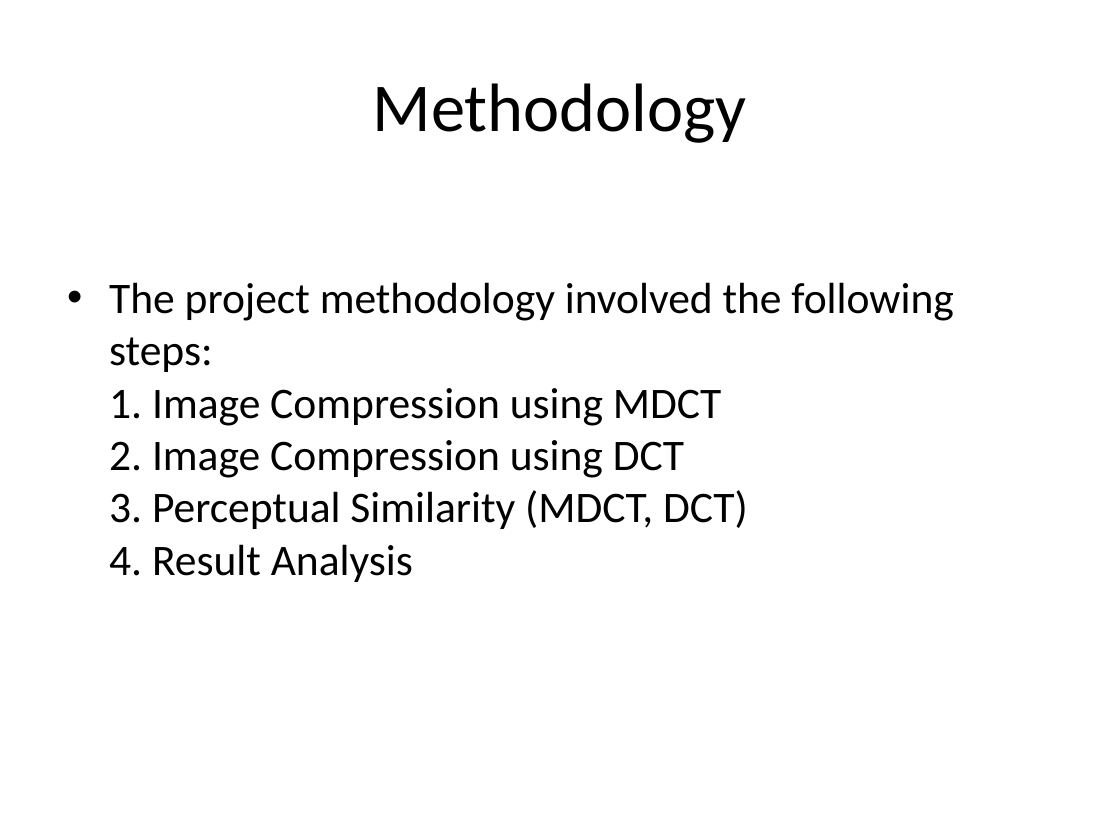
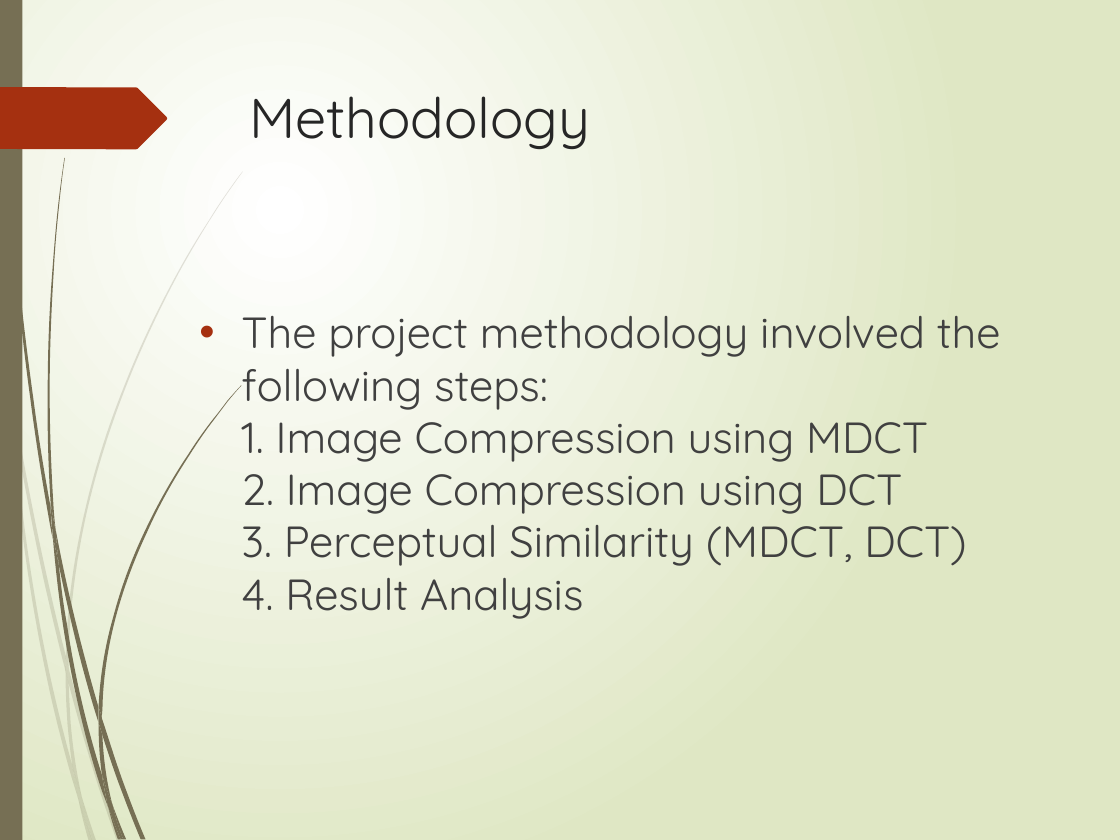
Before and after one commit to SheikhMuhammadMujtaba/Image-Compression-Using-MDCT, a slide deck: slide 4 of presentation.pptx. Drawn at 1120x840 pixels with LibreOffice and Linux fonts; fonts in the diff are those of the drawing. Boxes give left, top, right and bottom in pixels: in the first picture for what was removed or moved away, otherwise in the second. Text is boxed around its words. In the diff, an @@ line names an element or a change of style, - is before the commit and + after.

```diff
--- a/presentation.pptx
+++ b/presentation.pptx
@@ background #FFFFFF to gradient #FFFFFF to #DFE8C4 @@
@@ rectangle added at [0, 0, 22, 840], fill #766F54 @@
@@ freeform shape added at [0, 87, 167, 150], fill #A53010 @@
@@ title "Methodology": place and size @@
-title "Methodology" at [373, 83, 747, 143]
+title "Methodology" at [249, 96, 590, 150]
@@ title "Methodology" at [249, 96, 590, 150]: size 44 to 36 pt, font Calibri to Quicksand, text colour #000000 to #262626; alignment centre to left; vertical alignment middle to top @@
@@ text "The project methodology involved the ...": place and size @@
-text "The project methodology involved the ..." at [109, 282, 953, 582]
+text "The project methodology involved the ..." at [241, 316, 1001, 619]
@@ text "The project methodology involved the ..." at [241, 316, 1001, 619]: font Calibri to Quicksand, text colour #000000 to #404040; more space between paragraphs @@
@@ group added at [0, 171, 243, 840]: 10 freeform shapes @@
@@ group added at [2, 0, 242, 840]: 12 freeform shapes @@
```
Also in this commit, not shown: 7 other slides changed, 6 slides added, 1 slide removed.
